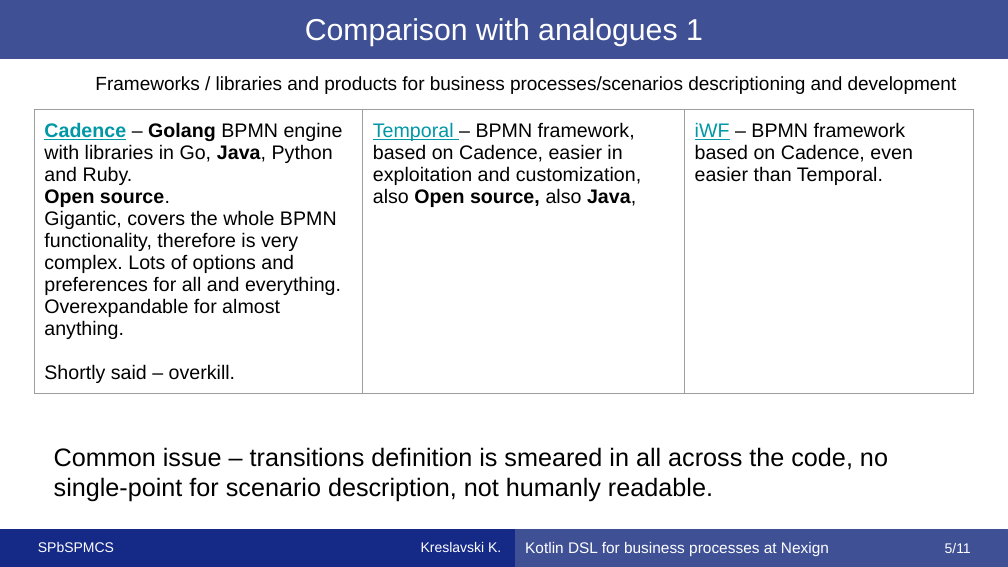
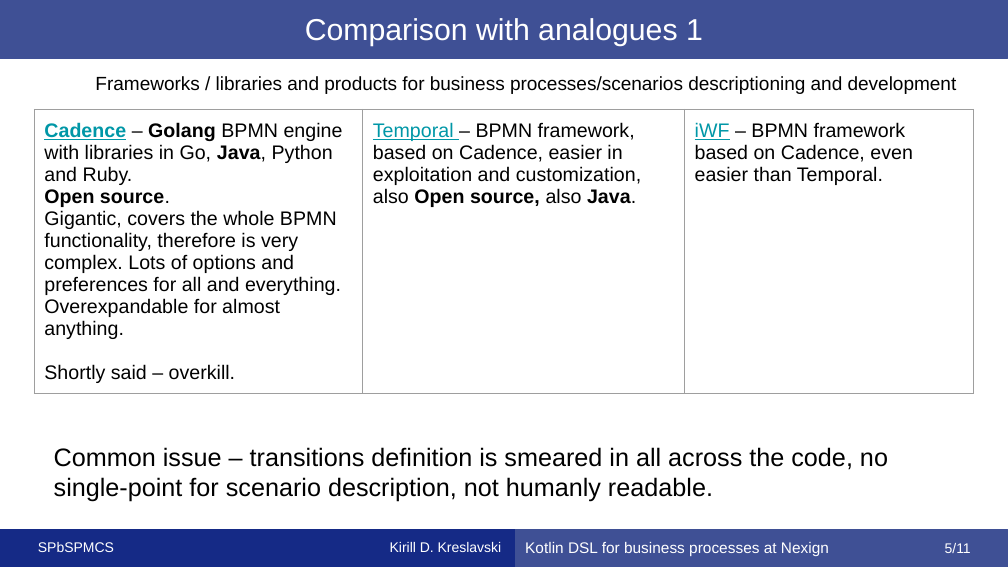
Before and after one commit to KreslavskiKD/nexign-kotlin-bp, a slide deck: slide 5 of other/2 sem/research_proposal/presentation/Research Proposal Nexign.pptx. Drawn at 1008x567 pixels with LibreOffice and Linux fonts; fonts in the diff are those of the drawing. Boxes give left, top, right and bottom in pixels: in the first picture for what was removed or moved away, otherwise in the second. Text is boxed around its words. In the diff, an @@ line names an element or a change of style, - is before the commit and + after.

```diff
--- a/other/2 sem/research_proposal/presentation/Research Proposal Nexign.pptx
+++ b/other/2 sem/research_proposal/presentation/Research Proposal Nexign.pptx
@@ table at <box>34,109,974,439</box> @@
-row 1, column 2: Temporal – BPMN framework, based on Cadence, easier in exploitation and customization, also Open source, also Java,
+row 1, column 2: Temporal – BPMN framework, based on Cadence, easier in exploitation and customization, also Open source, also Java.
@@ text in rectangle at <box>390,542,502,552</box>: text changed @@
-Kreslavski K.
+Kirill D. Kreslavski
```
Also in this commit, not shown: 10 other slides changed, 2 other files.
